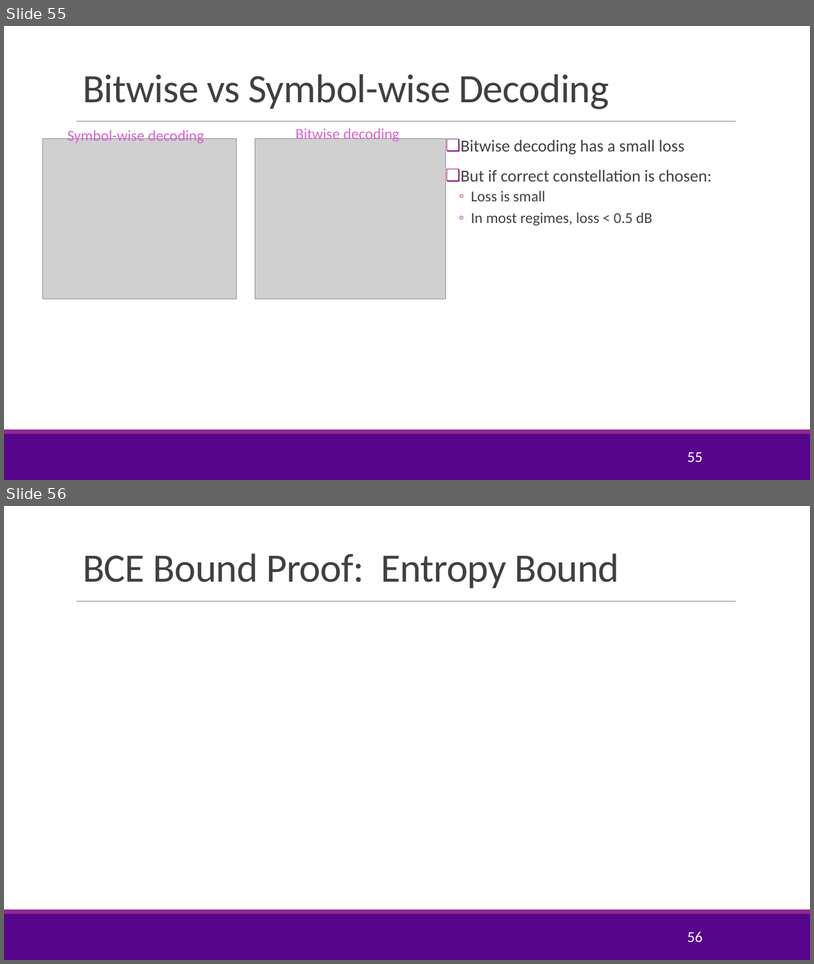
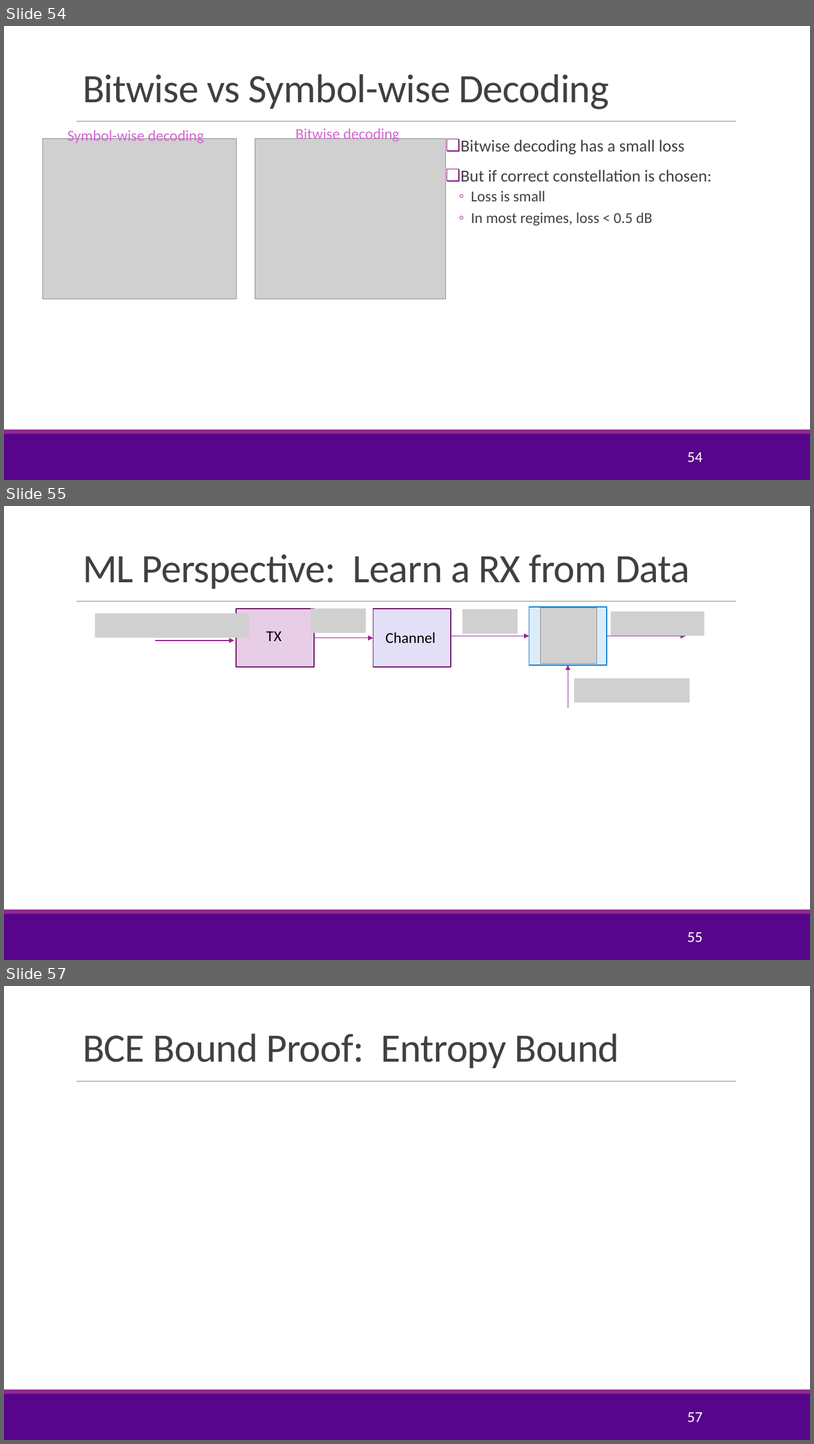
Before and after one commit to sdrangan/digitalcomm, a slide deck: Lectures/Unit11_Capacity.pptx. Shown one above the other, each under a label of ours: slides 55 and 56 before the commit, slides 54, 55 and 57 after it; the slides between them are not shown. The pictures are 814x964 and 814x1444 pixels, drawn with LibreOffice and Linux fonts; fonts in the diff are those of the drawing; grey boxes stand for pictures; background and template pictures are left out. Boxes give left, top, right and bottom in pixels: in the first picture for what was removed or moved away, otherwise in the second. Text is boxed around its words. In the diff, an @@ line names an element or a change of style, - is before the commit and + after.

```diff
--- a/Lectures/Unit11_Capacity.pptx
+++ b/Lectures/Unit11_Capacity.pptx
@@ slide 55 added at <box>4,506,810,960</box>, background #FFFFFF; not listed: 3 template elements that a slide beside it also shows @@
@@ title added at <box>83,554,690,589</box>, 48 pt, text #404040 @@
+ML Perspective: Learn a RX from Data
@@ picture added at <box>95,613,249,637</box> @@
@@ rectangle added at <box>236,609,314,667</box>, fill #E8CDE7, outline #6C1D6A 1.25 pt @@
@@ picture added at <box>311,608,366,633</box> @@
@@ rectangle added at <box>374,609,452,667</box>, fill #E3DFF7, outline #6C1D6A 1.25 pt @@
@@ picture added at <box>462,609,518,634</box> @@
@@ rectangle added at <box>529,607,607,665</box>, fill #DAEDFB, outline #1480D1 1.25 pt @@
@@ picture added at <box>541,607,597,664</box> @@
@@ picture added at <box>611,611,705,636</box> @@
@@ text added at <box>266,631,281,641</box>, 18 pt, text #000000 @@
+TX
@@ arrow added from (155, 640) to (234, 640), #92278F 1 pt @@
@@ arrow added from (314, 638) to (374, 638), #92278F 1 pt @@
@@ text added at <box>386,632,435,643</box>, 18 pt, text #000000 @@
+Channel
@@ arrow added from (450, 636) to (529, 636), #92278F 1 pt @@
@@ arrow added from (607, 636) to (686, 636), #92278F 1 pt @@
@@ arrow added from (569, 708) to (569, 665), #92278F 1 pt @@
@@ picture added at <box>575,678,690,703</box> @@
@@ page number added at <box>687,931,703,942</box>, 18 pt, text #FFFFFF @@
+55
@@ what was slide 55 is now slide 54 @@
@@ page number at <box>687,451,703,462</box>: text changed @@
-55
+54
@@ what was slide 56 is now slide 57 @@
@@ page number at <box>687,1411,703,1422</box>: text changed @@
-56
+57
```
Also in this commit, not shown: 1 slide changed, 1 other slide added, 1 slide removed, 1 other file.
